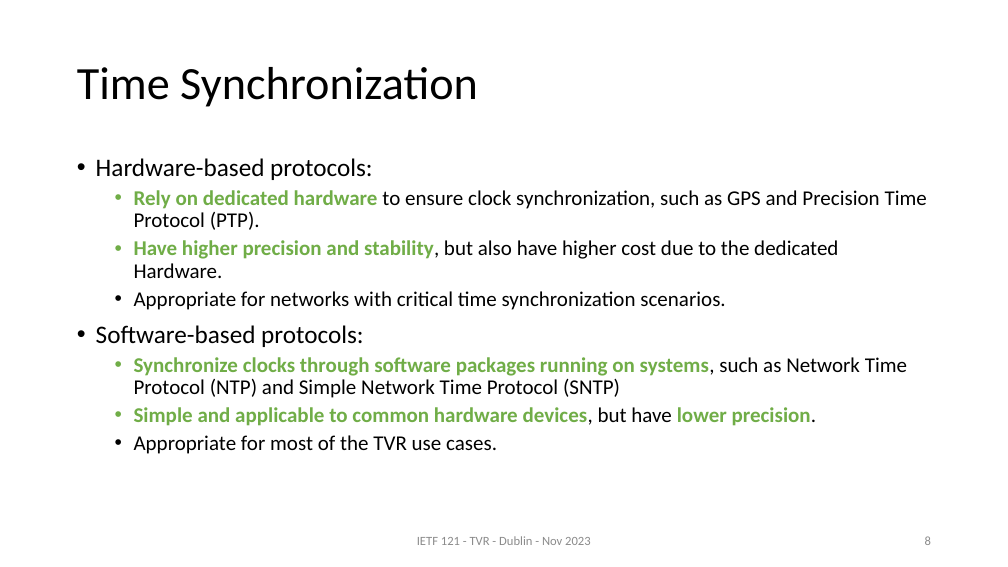
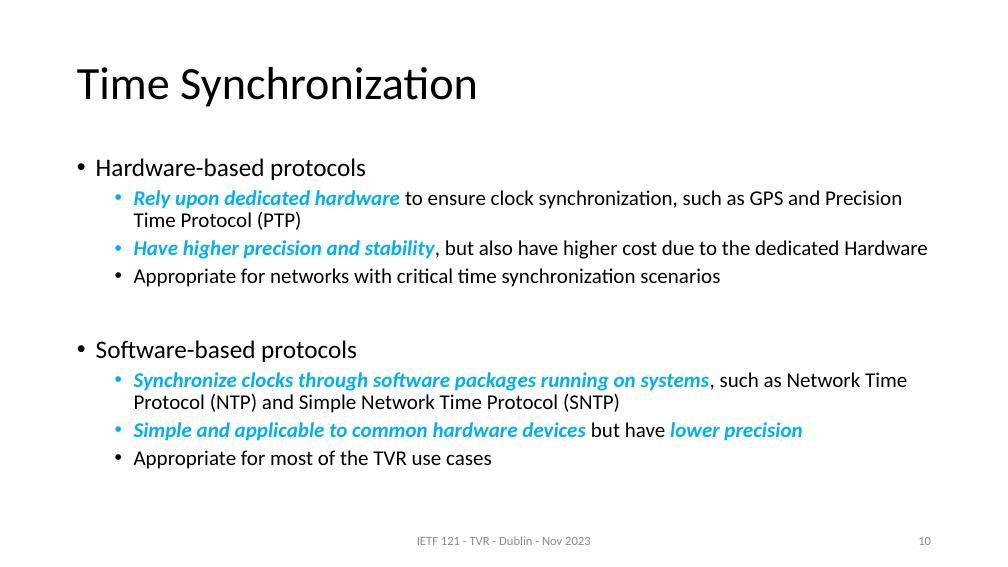
Before and after one commit to zhangli-abcd/TVR-Applicability, a slide deck: slide 10 of slides-121-tvr-applicability-statement v01.pptx (slide 8 before the commit). Drawn at 1008x567 pixels with LibreOffice and Linux fonts; fonts in the diff are those of the drawing. Boxes give left, top, right and bottom in pixels: in the first picture for what was removed or moved away, otherwise in the second. Text is boxed around its words. In the diff, an @@ line names an element or a change of style, - is before the commit and + after.

```diff
--- a/slides-121-tvr-applicability-statement v01.pptx
+++ b/slides-121-tvr-applicability-statement v01.pptx
@@ text at [96, 158, 928, 362]: text changed @@
-• Hardware-based protocols:
-  • Rely on dedicated hardware to ensure clock synchronization, such as GPS and Precision Time Protocol (PTP).
-  • Have higher precision and stability, but also have higher cost due to the dedicated Hardware.
-  • Appropriate for networks with critical time synchronization scenarios.
-• Software-based protocols:
+• Hardware-based protocols
+  • Rely upon dedicated hardware to ensure clock synchronization, such as GPS and Precision Time Protocol (PTP)
+  • Have higher precision and stability, but also have higher cost due to the dedicated Hardware
+  • Appropriate for networks with critical time synchronization scenarios
+• Software-based protocols
@@ text at [134, 372, 907, 413]: text colour #70AD47 to #00B0F0, italic on in "Synchronize clocks through software packages running on ..." @@
@@ text at [134, 422, 802, 469]: text changed; text colour #70AD47 to #00B0F0; italic on @@
-  • Simple and applicable to common hardware devices, but have lower precision.
-  • Appropriate for most of the TVR use cases.
+  • Simple and applicable to common hardware devices but have lower precision
+  • Appropriate for most of the TVR use cases
@@ page number at [918, 537, 931, 545]: text changed @@
-8
+10
```
Also in this commit, not shown: 11 other slides changed, 2 slides added.
